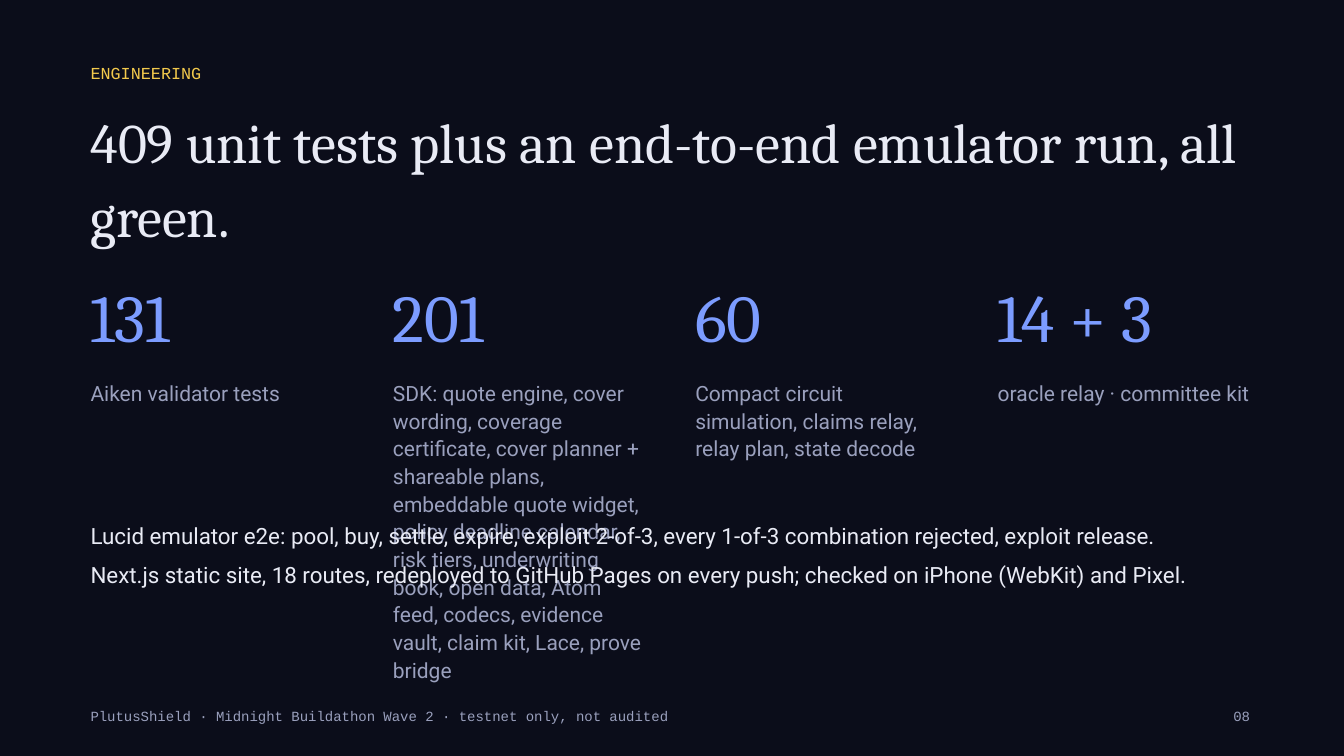
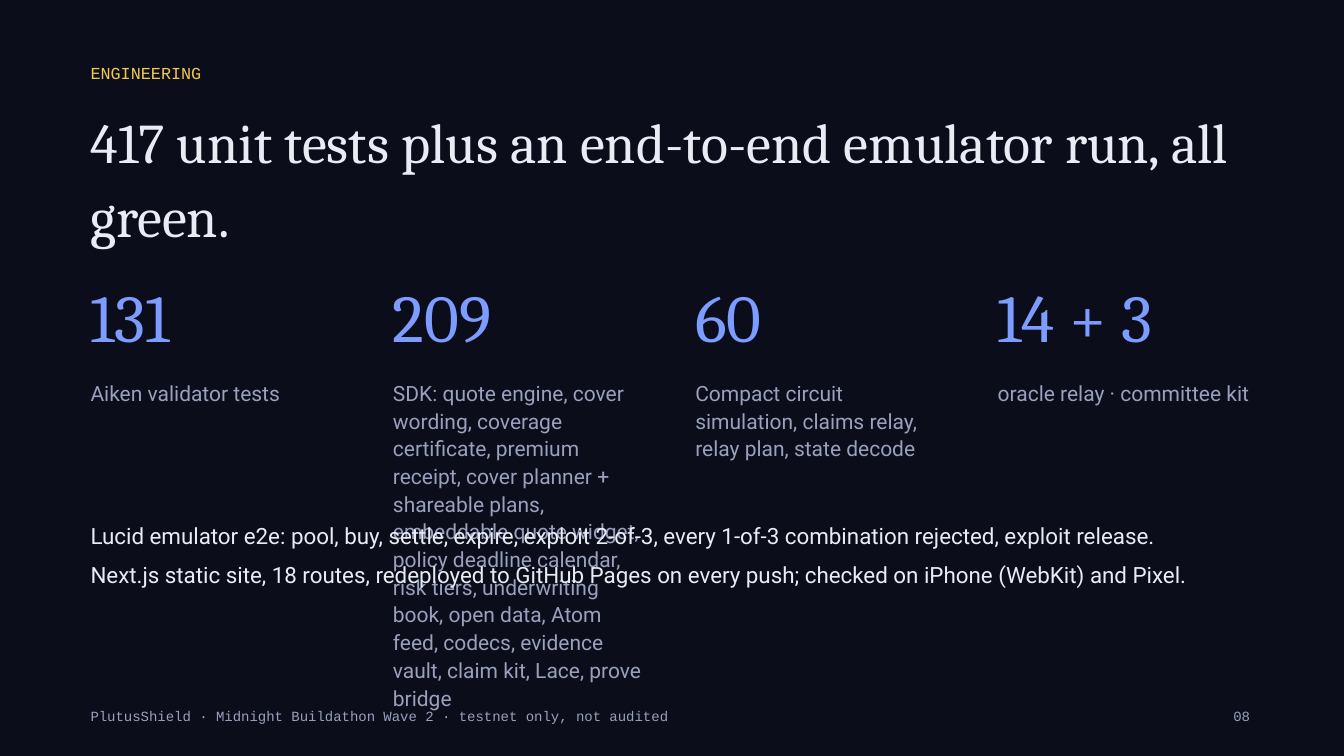
Before and after one commit to Kshot3000/PlutusShield, a slide deck: slide 8 of docs/buildathon/PlutusShield-Wave2-deck.pptx. Drawn at 1344x756 pixels with LibreOffice and Linux fonts; fonts in the diff are those of the drawing. Boxes give left, top, right and bottom in pixels: in the first picture for what was removed or moved away, otherwise in the second. Text is boxed around its words. In the diff, an @@ line names an element or a change of style, - is before the commit and + after.

Commit message:
Premium receipt: downloadable Buy proof on /policy from the Cardano Preview payment

```diff
--- a/docs/buildathon/PlutusShield-Wave2-deck.pptx
+++ b/docs/buildathon/PlutusShield-Wave2-deck.pptx
@@ text at (91, 124, 1228, 175): text changed @@
-409 unit tests plus an end-to-end emulator run, all green.
+417 unit tests plus an end-to-end emulator run, all green.
@@ text at (393, 297, 492, 343): text changed @@
-201
+209
@@ text at (393, 386, 641, 712): text changed @@
-SDK: quote engine, cover wording, coverage certificate, cover planner + shareable plans, embeddable quote widget, policy deadline calendar, risk tiers, underwriting book, open data, Atom feed, codecs, evidence vault, claim kit, Lace, prove bridge
+SDK: quote engine, cover wording, coverage certificate, premium receipt, cover planner + shareable plans, embeddable quote widget, policy deadline calendar, risk tiers, underwriting book, open data, Atom feed, codecs, evidence vault, claim kit, Lace, prove bridge
```
Also in this commit, not shown: 12 other files.
